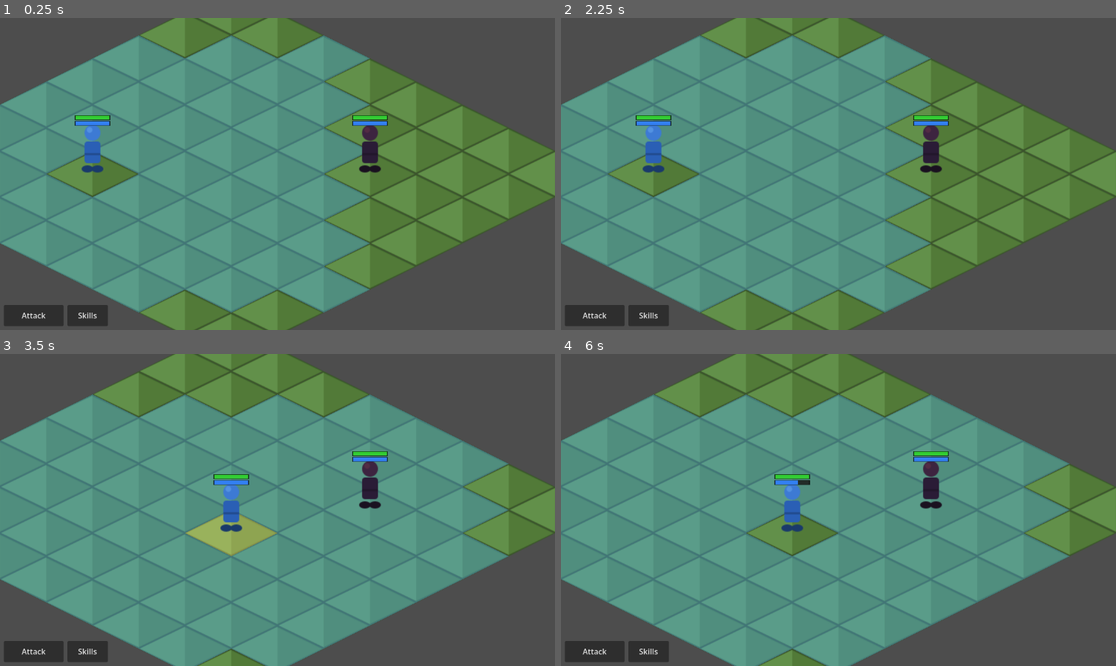
Above: before the commit, frames 1-4 (two rows, left to right).
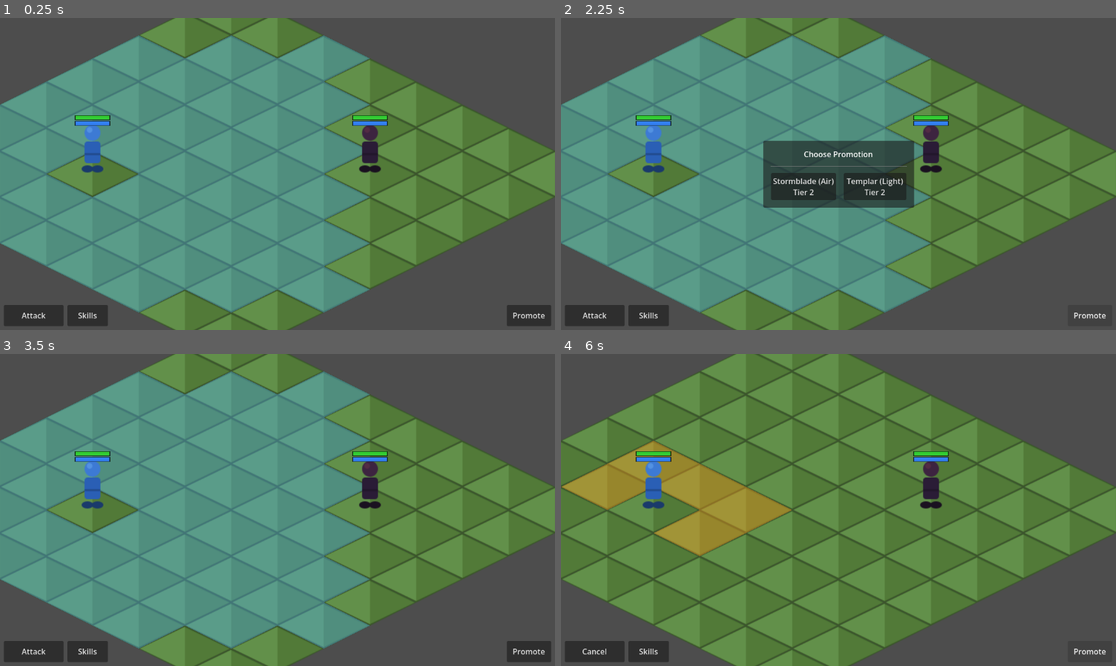
Above: after the commit, the same moments.

Repository: jvg3/klass
Game: Godot game, scene res://scenes/main.tscn
Two runs of this game, one before a commit and one after it. Both use one fixed random seed, a clock stepped at 60 frames per second and the inputs below.
Inputs (mouse positions are in pixels of both pictures, inside the frame that each line leads up to):
- Up to frame 1 (0.25 s): no input
- Up to frame 2 (2.25 s): click "Skills" at 0.5 s; click "Skills ▼" at 1.25 s; click (1088, 314) at 2 s, where only the run after the commit has a clickable "Promote"
- Up to frame 3 (3.5 s): click (244, 522) at 2.75 s, where only the run after the commit has a clickable "Stormblade (Air) Tier 2"
- Up to frame 4 (6 s): click "Attack" at 3.5 s; click "Skills" at 4.25 s; click "Cleave (10 MP)" at 5 s; click (1088, 650) at 5.75 s, where only the run after the commit has a clickable "Promote"

The runs differ from the first frame. In frame 1, 0.5% of the frame differs, in the area x 91-100%, y 91-99%; in frame 2, 5.9%; in frame 3, 24%; in frame 4, 60%, in the area x 0-99%, y 12-100%.

Commit message:
Add class tiers, promotion system and promotion UI
- Add tier attribute to UnitClass (tier 1: Fighter/Mage/Rogue/Cleric, tier 2: elemental classes)
- Add promotions array to UnitClass mapping which classes a unit can promote into
- Fighter can promote to any of the six elemental classes
- PromotionPanel: centered modal showing two randomly selected promotion options
- Promote button (temporary) in bottom right to trigger promotion flow
- Selecting a promotion option immediately updates the unit's class

Co-Authored-By: Claude Sonnet 4.6 <noreply@anthropic.com>

Diff:
--- a/scenes/main.tscn
+++ b/scenes/main.tscn
@@ -1,9 +1,10 @@
-[gd_scene load_steps=5 format=3]
+[gd_scene load_steps=6 format=3]
 
 [ext_resource type="PackedScene" path="res://scenes/map/battle_map.tscn" id="1_map"]
 [ext_resource type="Script" path="res://scripts/main.gd" id="2_script"]
 [ext_resource type="Script" path="res://scripts/ui/stat_panel.gd" id="3_statpanel"]
 [ext_resource type="Script" path="res://scripts/ui/skills_menu.gd" id="4_skillsmenu"]
+[ext_resource type="Script" path="res://scripts/ui/promotion_panel.gd" id="5_promo"]
 
 [node name="Main" type="Node2D"]
 script = ExtResource("2_script")
@@ -43,6 +44,17 @@
 grow_vertical = 0
 script = ExtResource("4_skillsmenu")
 
+[node name="PromoteButton" type="Button" parent="HUD"]
+anchor_left = 1.0
+anchor_top = 1.0
+anchor_right = 1.0
+anchor_bottom = 1.0
+offset_left = -100.0
+offset_top = -52.0
+offset_right = -8.0
+offset_bottom = -8.0
+text = "Promote"
+
 [node name="StatPanel" type="PanelContainer" parent="HUD"]
 anchor_left = 1.0
 anchor_top = 1.0
@@ -53,3 +65,12 @@
 offset_right = -8.0
 offset_bottom = -8.0
 script = ExtResource("3_statpanel")
+
+[node name="PromotionPanel" type="PanelContainer" parent="HUD"]
+anchor_left = 0.5
+anchor_top = 0.5
+anchor_right = 0.5
+anchor_bottom = 0.5
+grow_horizontal = 2
+grow_vertical = 2
+script = ExtResource("5_promo")
--- a/scripts/main.gd
+++ b/scripts/main.gd
@@ -1,10 +1,12 @@
 extends Node2D
 
-@onready var _battle_map: BattleMap   = $BattleMap
-@onready var _attack_btn: Button      = $HUD/AttackButton
-@onready var _skills_btn: Button      = $HUD/SkillsButton
-@onready var _skills_menu: SkillsMenu = $HUD/SkillsMenu
-@onready var _stat_panel: StatPanel   = $HUD/StatPanel
+@onready var _battle_map:      BattleMap      = $BattleMap
+@onready var _attack_btn:      Button         = $HUD/AttackButton
+@onready var _skills_btn:      Button         = $HUD/SkillsButton
+@onready var _skills_menu:     SkillsMenu     = $HUD/SkillsMenu
+@onready var _stat_panel:      StatPanel      = $HUD/StatPanel
+@onready var _promote_btn:     Button         = $HUD/PromoteButton
+@onready var _promotion_panel: PromotionPanel = $HUD/PromotionPanel
 
 
 func _ready() -> void:
@@ -15,6 +17,9 @@
 
 	_skills_btn.pressed.connect(_on_skills_pressed)
 	_skills_menu.skill_selected.connect(_on_skill_selected)
+
+	_promote_btn.pressed.connect(_on_promote_pressed)
+	_promotion_panel.class_chosen.connect(_on_class_chosen)
 
 
 func _on_mode_changed(mode: BattleMap.Mode) -> void:
@@ -36,3 +41,17 @@
 func _on_skill_selected(skill: Skill) -> void:
 	_skills_btn.text = "Skills"
 	_battle_map.start_skill(skill)
+
+
+func _on_promote_pressed() -> void:
+	var unit := _battle_map.get_active_unit()
+	var uc: UnitClass = unit.get(&"unit_class")
+	if not uc or uc.promotions.is_empty():
+		return
+	var pool := uc.promotions.duplicate()
+	pool.shuffle()
+	_promotion_panel.open(pool.slice(0, 2))
+
+
+func _on_class_chosen(new_class: Resource) -> void:
+	_battle_map.get_active_unit().set(&"unit_class", new_class)
--- /dev/null
+++ b/scripts/ui/promotion_panel.gd
@@ -0,0 +1,53 @@
+class_name PromotionPanel
+extends PanelContainer
+
+signal class_chosen(uc: Resource)
+
+const _UnitClass := preload("res://scripts/units/unit_class.gd")
+
+var _options: Array = []
+var _buttons: Array[Button] = []
+
+
+func _ready() -> void:
+	var margin := MarginContainer.new()
+	for side in ["margin_left", "margin_right", "margin_top", "margin_bottom"]:
+		margin.add_theme_constant_override(side, 16)
+	add_child(margin)
+
+	var vbox := VBoxContainer.new()
+	vbox.add_theme_constant_override("separation", 12)
+	margin.add_child(vbox)
+
+	var title := Label.new()
+	title.text = "Choose Promotion"
+	title.horizontal_alignment = HORIZONTAL_ALIGNMENT_CENTER
+	vbox.add_child(title)
+	vbox.add_child(HSeparator.new())
+
+	var hbox := HBoxContainer.new()
+	hbox.add_theme_constant_override("separation", 16)
+	vbox.add_child(hbox)
+
+	for i: int in 2:
+		var btn := Button.new()
+		btn.custom_minimum_size = Vector2(130, 56)
+		btn.pressed.connect(_on_option_pressed.bind(i))
+		hbox.add_child(btn)
+		_buttons.append(btn)
+
+	hide()
+
+
+func open(options: Array) -> void:
+	_options = options
+	for i: int in _buttons.size():
+		var uc: _UnitClass = options[i]
+		var elem := " (%s)" % uc.element.display_name if uc.element else ""
+		_buttons[i].text = "%s%s\nTier %d" % [uc.display_name, elem, uc.tier]
+	show()
+
+
+func _on_option_pressed(index: int) -> void:
+	class_chosen.emit(_options[index])
+	hide()
--- a/scripts/units/unit_class.gd
+++ b/scripts/units/unit_class.gd
@@ -3,11 +3,13 @@
 
 @export var display_name: String = ""
 @export var element: Element = null
+@export var tier: int = 1
+@export var promotions: Array[UnitClass] = []
 
-static var FIGHTER:     UnitClass
-static var MAGE:        UnitClass
-static var ROGUE:       UnitClass
-static var CLERIC:      UnitClass
+static var FIGHTER:      UnitClass
+static var MAGE:         UnitClass
+static var ROGUE:        UnitClass
+static var CLERIC:       UnitClass
 static var FLAMEBREAKER: UnitClass
 static var FROSTGUARD:   UnitClass
 static var STORMBLADE:   UnitClass
@@ -17,20 +19,26 @@
 
 
 static func _static_init() -> void:
-	FIGHTER     = _make("Fighter",     null)
-	MAGE        = _make("Mage",        null)
-	ROGUE       = _make("Rogue",       null)
-	CLERIC      = _make("Cleric",      null)
-	FLAMEBREAKER = _make("Flamebreaker", Element.FIRE)
-	FROSTGUARD   = _make("Frostguard",   Element.WATER)
-	STORMBLADE   = _make("Stormblade",   Element.AIR)
-	STONEWARDEN  = _make("Stonewarden",  Element.EARTH)
-	TEMPLAR      = _make("Templar",      Element.LIGHT)
-	DREADKNIGHT  = _make("Dreadknight",  Element.DARK)
+	FIGHTER      = _make("Fighter",      1, null)
+	MAGE         = _make("Mage",         1, null)
+	ROGUE        = _make("Rogue",        1, null)
+	CLERIC       = _make("Cleric",       1, null)
+	FLAMEBREAKER = _make("Flamebreaker", 2, Element.FIRE)
+	FROSTGUARD   = _make("Frostguard",   2, Element.WATER)
+	STORMBLADE   = _make("Stormblade",   2, Element.AIR)
+	STONEWARDEN  = _make("Stonewarden",  2, Element.EARTH)
+	TEMPLAR      = _make("Templar",      2, Element.LIGHT)
+	DREADKNIGHT  = _make("Dreadknight",  2, Element.DARK)
+
+	FIGHTER.promotions = [
+		FLAMEBREAKER, FROSTGUARD, STORMBLADE,
+		STONEWARDEN, TEMPLAR, DREADKNIGHT,
+	]
 
 
-static func _make(dname: String, elem: Element) -> UnitClass:
+static func _make(dname: String, t: int, elem: Element) -> UnitClass:
 	var c := UnitClass.new()
 	c.display_name = dname
+	c.tier = t
 	c.element = elem
 	return c
Not shown, added: scripts/skills/charge.gd.uid
Not shown, added: scripts/skills/cleave.gd.uid
Not shown, added: scripts/skills/skill.gd.uid
Not shown, added: scripts/skills/skill_registry.gd.uid
Not shown, added: scripts/ui/promotion_panel.gd.uid
Not shown, added: scripts/units/element.gd.uid
